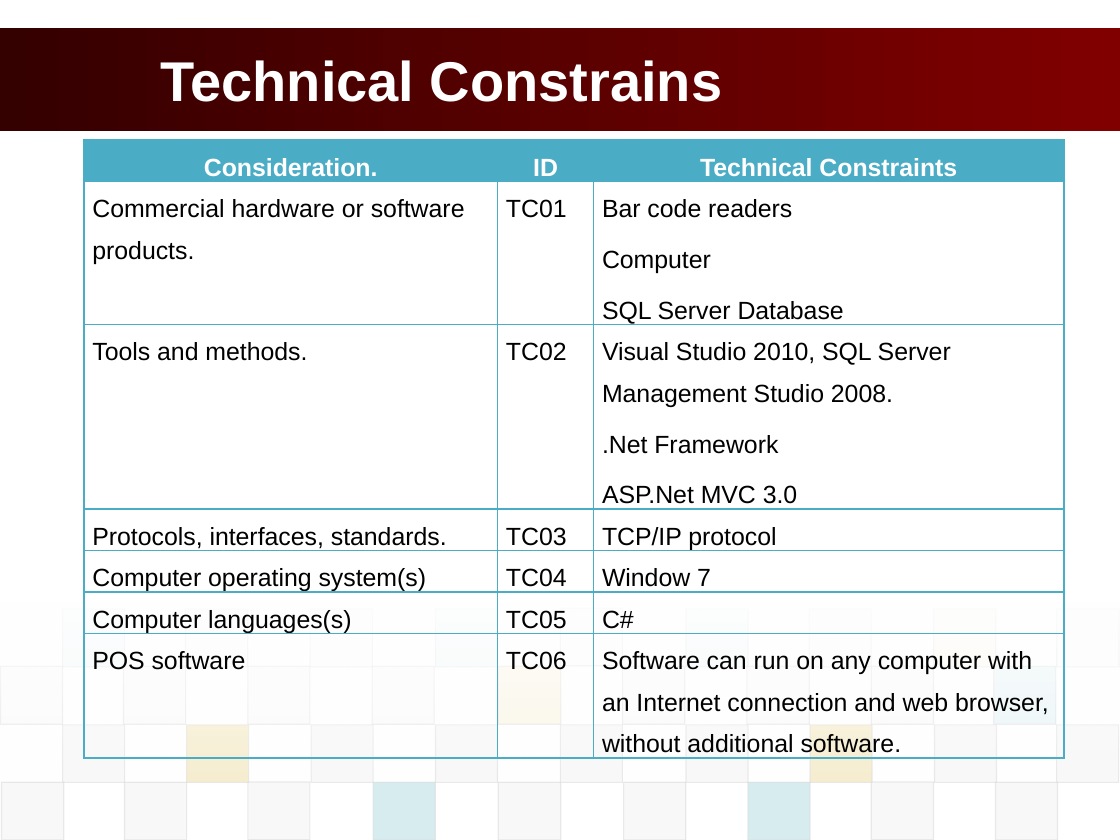
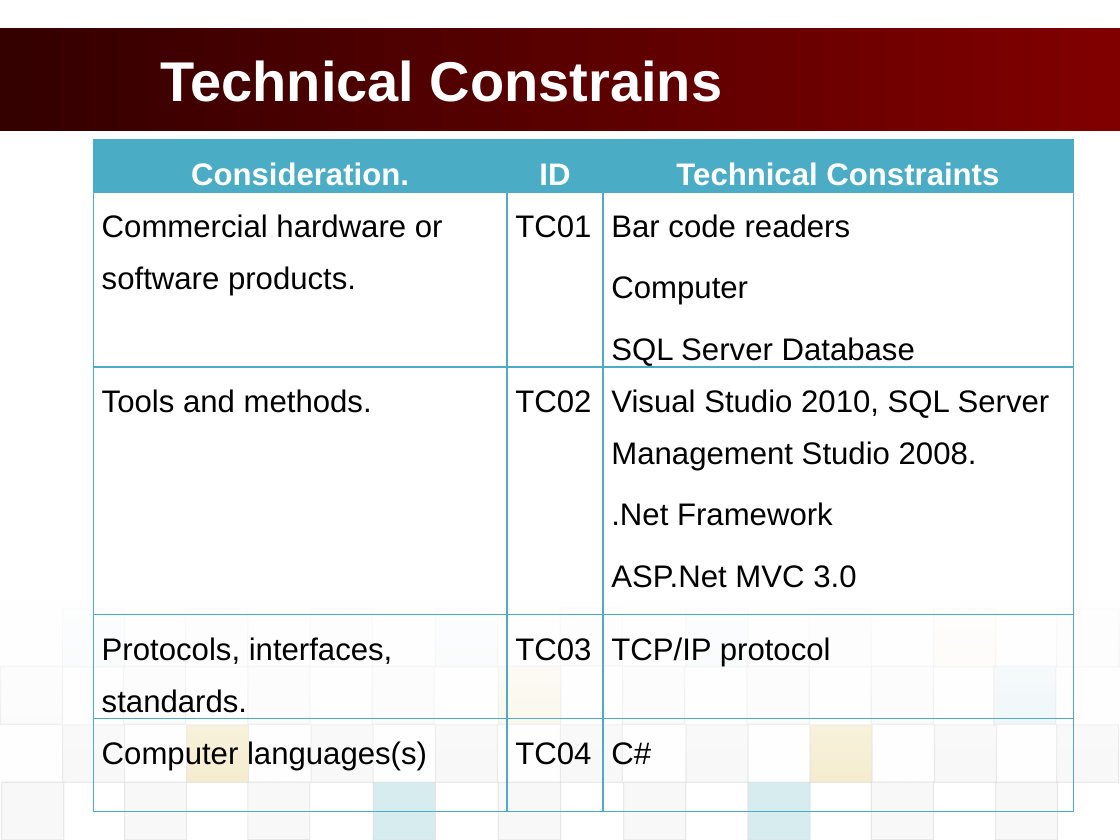
Before and after one commit to vucongthuc/hit-team-2012, a slide deck: slide 13 of Architect and Design/Final Project/K15T2_Team2_FinalProject/POS_Presentation/POS_PresentationSlide.pptx. Drawn at 1120x840 pixels with LibreOffice and Linux fonts; fonts in the diff are those of the drawing; background and template pictures are left out. Boxes give left, top, right and bottom in pixels: in the first picture for what was removed or moved away, otherwise in the second. Text is boxed around its words. In the diff, an @@ line names an element or a change of style, - is before the commit and + after.

```diff
--- a/Architect and Design/Final Project/K15T2_Team2_FinalProject/POS_Presentation/POS_PresentationSlide.pptx
+++ b/Architect and Design/Final Project/K15T2_Team2_FinalProject/POS_Presentation/POS_PresentationSlide.pptx
@@ table at box(93, 140, 1073, 836) @@
-row 5: Computer operating system(s) | TC04 | Window 7
-row 6: Computer languages(s) | TC05 | C#
-row 7: POS software | TC06 | Software can run on any computer with an Internet connection and web browser, without additional software.
+row 5: Computer languages(s) | TC04 | C#
@@ table: place and size @@
-table at box(84, 140, 1064, 804)
+table at box(93, 140, 1073, 836)
```
Also in this commit, not shown: 8 other slides changed, 5 other files.
